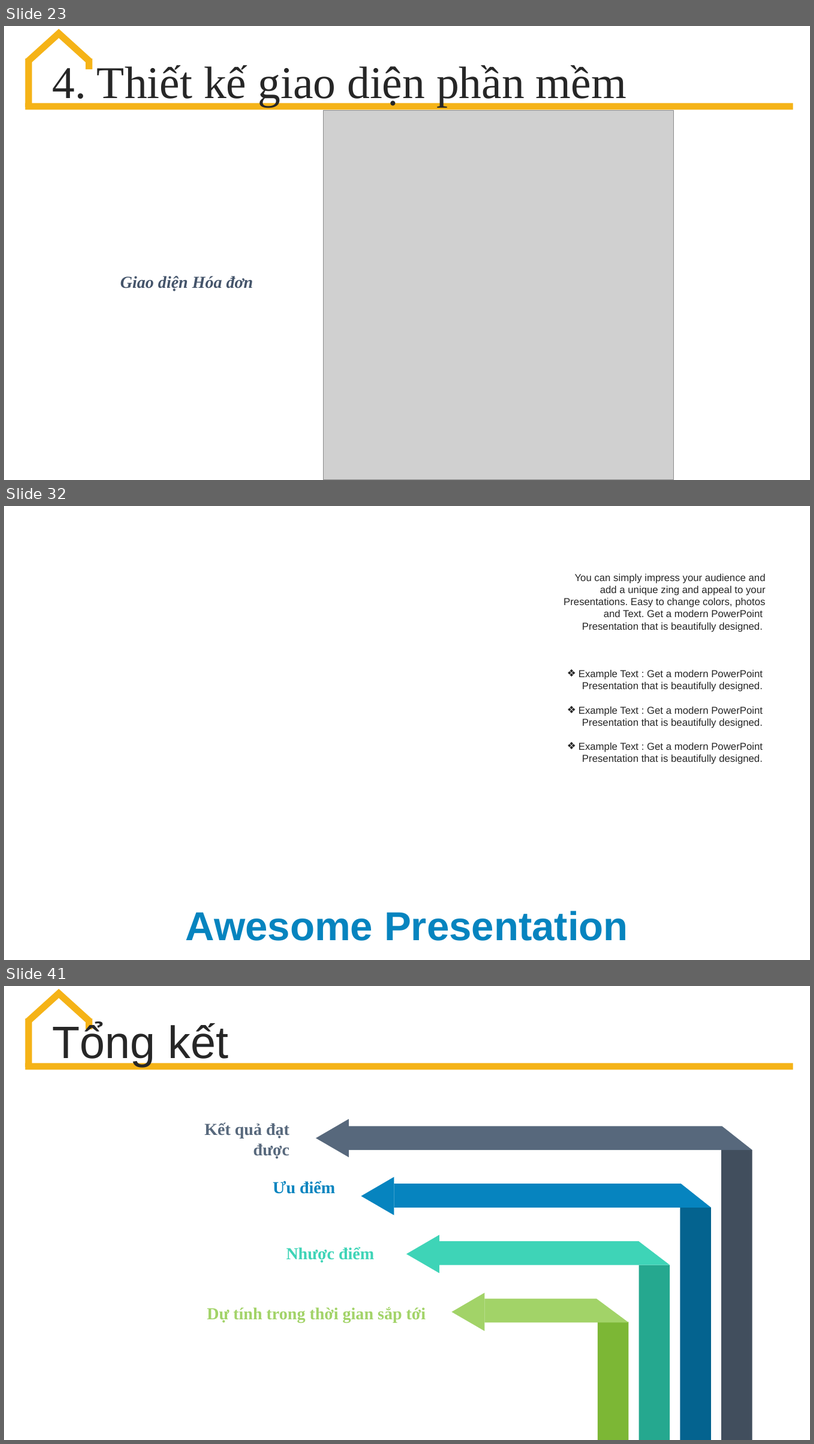
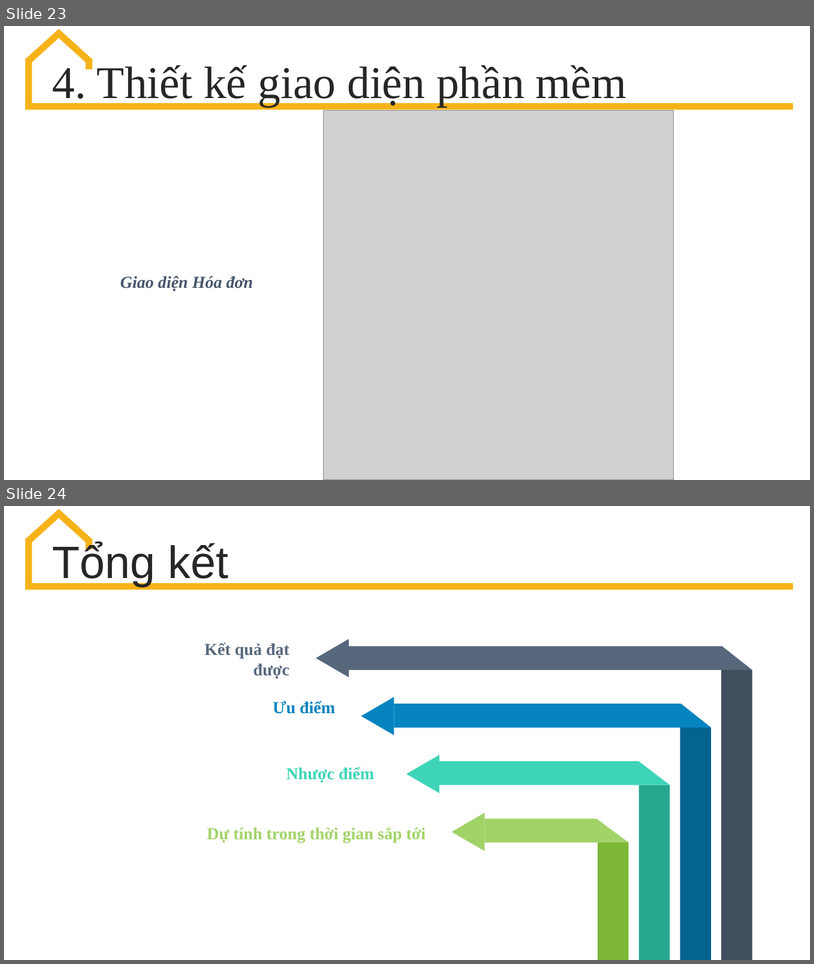
Before and after one commit to mni-linh/Report-Subject-Software-technology, a slide deck: SlideTrinhChieu.pptx. Shown one above the other, each under a label of ours: slides 23, 32 and 41 before the commit, slides 23 and 24 after it; the slides between them are not shown. The pictures are 814x1444 and 814x964 pixels, drawn with LibreOffice and Linux fonts; fonts in the diff are those of the drawing; grey boxes stand for pictures; background and template pictures are left out. Boxes give left, top, right and bottom in pixels: in the first picture for what was removed or moved away, otherwise in the second. Text is boxed around its words. In the diff, an @@ line names an element or a change of style, - is before the commit and + after.

```diff
--- a/SlideTrinhChieu.pptx
+++ b/SlideTrinhChieu.pptx
@@ slide 32 removed at bbox=[4, 506, 810, 960], background picture (left out) @@
@@ text removed at bbox=[564, 574, 766, 632] @@
-You can simply impress your audience and add a unique zing and appeal to your Presentations. Easy to change colors, photos and Text. Get a modern PowerPoint Presentation that is beautifully designed.
@@ text removed at bbox=[579, 670, 763, 764] @@
-❖ Example Text : Get a modern PowerPoint Presentation that is beautifully designed.
-❖ Example Text : Get a modern PowerPoint Presentation that is beautifully designed.
-❖ Example Text : Get a modern PowerPoint Presentation that is beautifully designed.
@@ text removed at bbox=[186, 910, 629, 940] @@
-Awesome Presentation
@@ what was slide 41 is now slide 24 @@
```
Also in this commit, not shown: 2 slides changed, 16 other slides removed, 2 other files.
